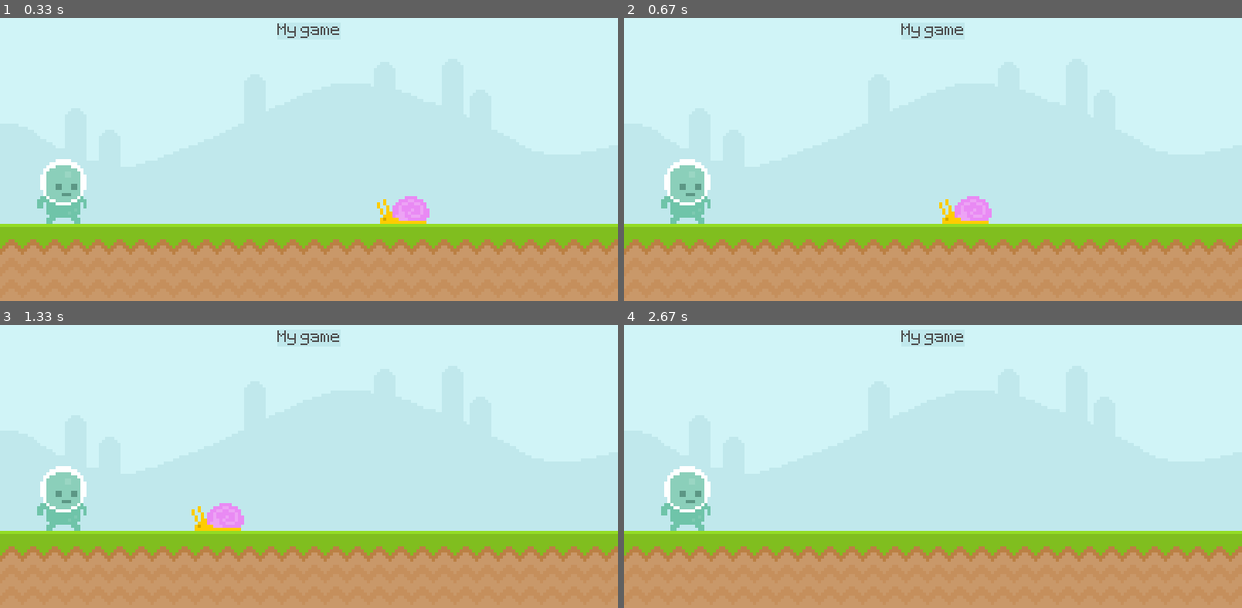
Above: before the commit, frames 1-4 (two rows, left to right).
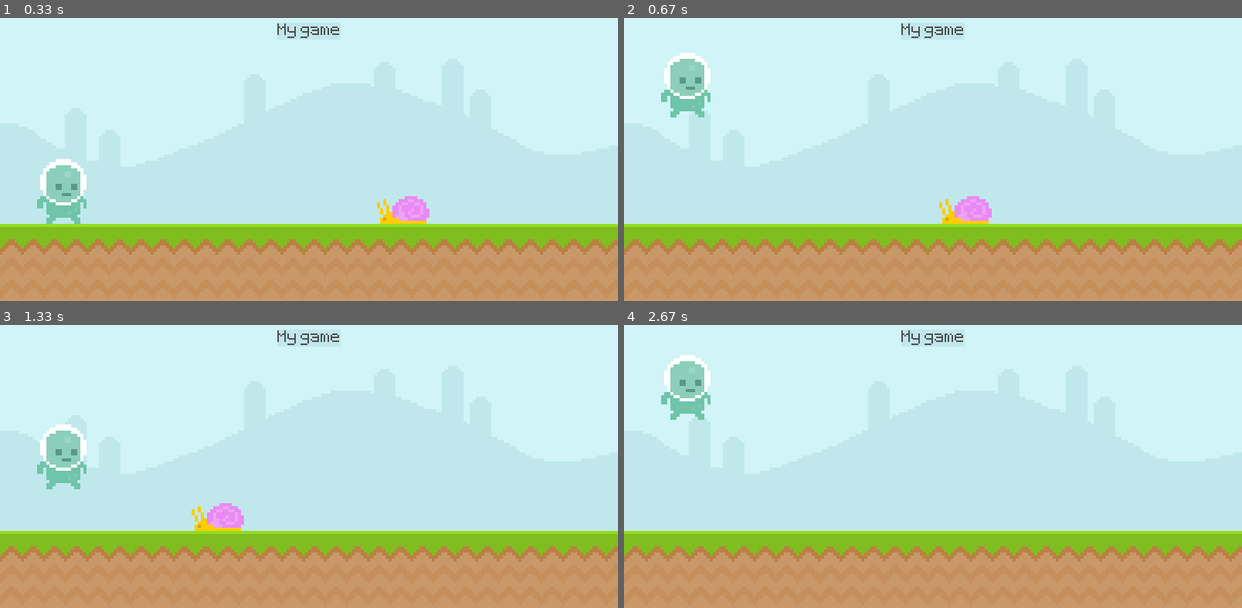
Above: after the commit, the same moments.

Repository: andrewjcl/pygame-runner
Game: pygame game, started from main.py
Same seed, same stepped clock (60 frames per second), same inputs: the game is played once before the commit and once after it.
Inputs:
- Up to frame 1 (0.33 s): no input
- Up to frame 2 (0.67 s): tap Space at 0.33 s
- Up to frame 3 (1.33 s): tap Space at 1.23 s
- Up to frame 4 (2.67 s): tap Space at 1.53, 2.23, 2.53 s

Frame 1 is identical in both runs. In frame 2, 2.7% of the frame differs, in the area x 6-14%, y 12-73%; in frame 3, 2.4%; in frame 4, 2.7%.

Commit message:
Added works print

Diff:
--- a/main.py
+++ b/main.py
@@ -19,6 +19,12 @@
 
 player_surf = pygame.image.load('graphics/Player/player_walk_1.png').convert_alpha()
 player_rect = player_surf.get_rect(midbottom = (80, 300))
+player_gravity = 0
+BEANS = 12
+player_beans = BEANS
+player_falling = False
+player_rising = False
+player_on_ground = True
 
 # Game event loop
 while True:
@@ -40,13 +46,18 @@
         if event.type == pygame.KEYDOWN:
             if event.key == pygame.K_SPACE:
                 print('jump')
+                if player_on_ground:
+                    player_on_ground = False
+                    player_rising = True
+                    player_beans = BEANS
+
+
 
     # Blit images
     screen.blit(sky_surface, (0, 0))
     screen.blit(ground_surface, (0, 300))
     pygame.draw.rect(screen, '#c0e8ec', score_rect)
     pygame.draw.rect(screen, '#c0e8ec', score_rect, 10)
-
     screen.blit(score_surf, score_rect)
     screen.blit(snail_surf, snail_rect)
     screen.blit(player_surf, player_rect)
@@ -58,15 +69,30 @@
     if player_rect.colliderect(snail_rect):
         print('COLLISION!')
 
+    if player_rising:
+        player_rect.y -= player_beans
+        player_beans -= 0.5
+        max_negative_beans = -12
+        if player_beans < max_negative_beans:
+            player_beans = max_negative_beans
+
+
+
+    # Hitting ground check
+    if player_rect.bottom > 300:
+        player_on_ground = True
+        player_falling = False
+        player_rect.bottom = 300
 
     # mouse_pos = pygame.mouse.get_pos()
     # if player_rect.collidepoint(mouse_pos):
     #     print(pygame.mouse.get_pos())
 
 
+    print('works yeah!')
+
     pygame.display.update()
     clock.tick(60)
 
-
     # 1:37:37
     # https://www.youtube.com/watch?v=AY9MnQ4x3zk
